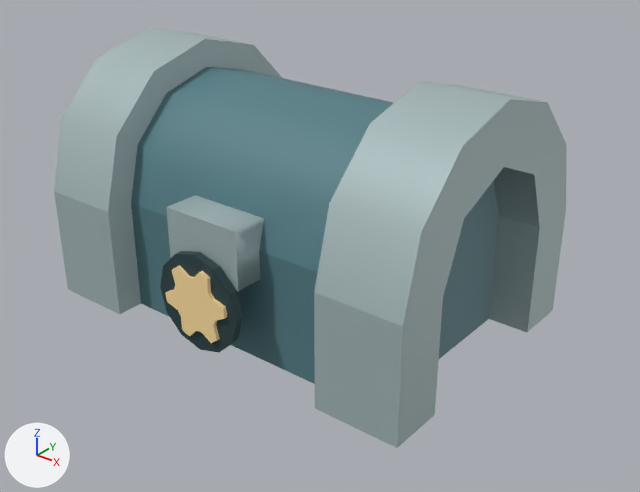
Two versions of the glTF model assets/crates/models/tools.glb, one commit apart.
The view is the same before and after, from a 50 mm lens placed at (2.34, -2.82, 2.05), pointed at (0.14, -0.06, 0.35). Every picture has the same lights, and +X, +Y and +Z are marked at lower left. The older version comes first. Where no turn or scale is listed for an object, it has been applied to the vertices.

Before the edit, the objects in view are built like this:
```python
me_chest = bpy.data.meshes.new('chest')
me_chest.from_pydata(...)  # 48 vertices, 92 faces; spans x -0.637..0.637, y -0.637..0.637, z 0.0..0.51
# faces by material slot: [10, 62, 20]
me_chest.materials.append(mat_interior)  # dark cyan #253f43
me_chest.materials.append(mat_edge_bands)  # grey #a8babc
me_chest.materials.append(mat_paint)  # cyan #557f87
me_cylinder = bpy.data.meshes.new('Cylinder')
me_cylinder.from_pydata(...)  # a 12-sided cylinder along y spanning x -0.219..0.219, y -0.018..0.018, z -0.219..0.219
me_cylinder.materials.append(mat_interior)  # dark cyan #253f43
me_lid = bpy.data.meshes.new('lid')
me_lid.from_pydata(...)  # 82 vertices, 140 faces; spans x -0.637..0.637, y -1.147..0.127, z -0.127..0.637
# faces by material slot: [110, 30]
me_lid.materials.append(mat_edge_bands)  # grey #a8babc
me_lid.materials.append(mat_paint)  # cyan #557f87
ob_category_badge = bpy.data.objects.new('category badge', me_cylinder)
ob_category_badge.location = (0.0, -0.665, 0.28)
ob_chest = bpy.data.objects.new('chest', me_chest)
ob_chest.location = (0.0, 0.0, 0.0)
ob_chest.scale = (1.5, 1.0, 1.0)
ob_lid = bpy.data.objects.new('lid', me_lid)
ob_lid.parent = ob_chest
ob_lid.location = (0.0, 0.51, 0.51)
# also in view: 'emblem' at (0.0, -0.69, 0.28)
```
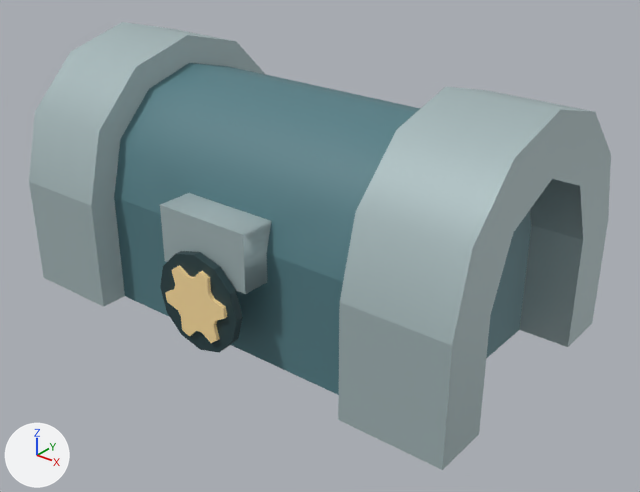
Boxes [x1, y1, x2, y2] around the edits, measured in the pictures (640 x 492 px):
'lid', rescaled (14% wider, 8% taller)
    before: [54, 27, 566, 326]
    after: [29, 22, 611, 345]
'chest', rescaled (13% wider, 12% taller)
    before: [54, 191, 566, 448]
    after: [29, 182, 608, 470]

The change, as a diff of the scene's bpy script:
```diff
--- a/assets/crates/models/tools.glb.py
+++ b/assets/crates/models/tools.glb.py
@@ ob_chest @@
 ob_chest.location = (0.0, 0.0, 0.0)
-ob_chest.scale = (1.5, 1.0, 1.0)
+ob_chest.scale = (1.8, 1.0, 1.0)
```
